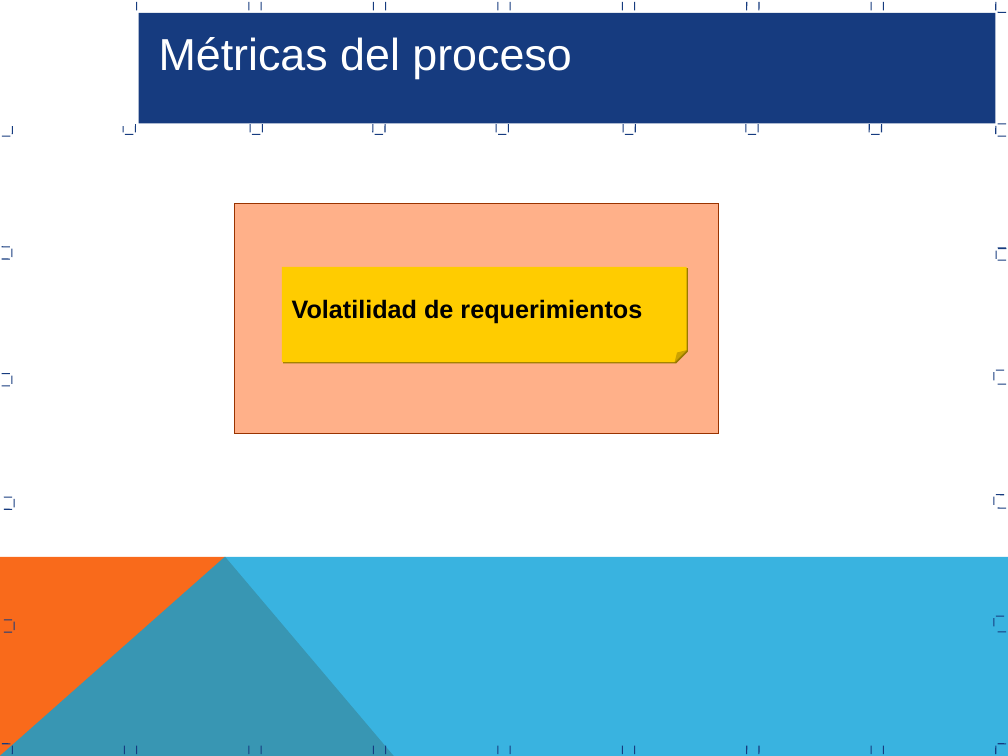
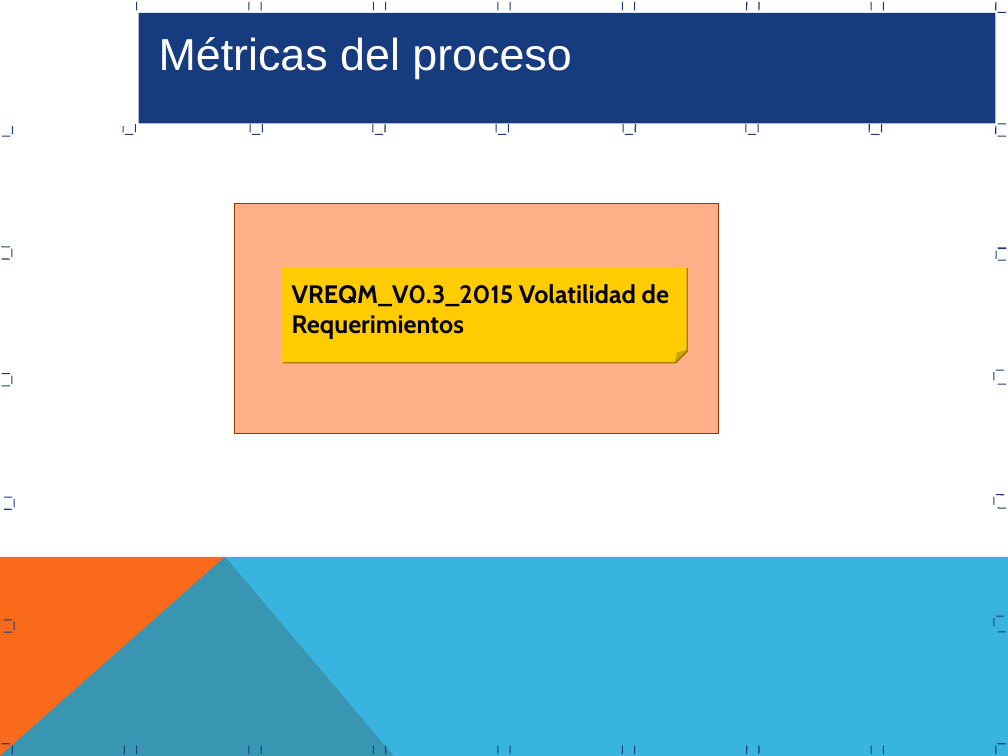
Before and after one commit to CreativeCheeseGame/BoundPhysic, a slide deck: slide 18 of Area de Proceso REQM/PGREQM_0.3_2015_Proceso Gestion Requerimientos.ppt. Drawn at 1008x756 pixels with LibreOffice and Linux fonts; fonts in the diff are those of the drawing. Boxes give left, top, right and bottom in pixels: in the first picture for what was removed or moved away, otherwise in the second. Text is boxed around its words. In the diff, an @@ line names an element or a change of style, - is before the commit and + after.

```diff
--- a/Area de Proceso REQM/PGREQM_0.3_2015_Proceso Gestion Requerimientos.ppt
+++ b/Area de Proceso REQM/PGREQM_0.3_2015_Proceso Gestion Requerimientos.ppt
@@ text in folded corner at (x1=292, y1=284, x2=669, y2=339): text changed; font Arial to Cabin @@
-Volatilidad de requerimientos
+VREQM_V0.3_2015 Volatilidad de Requerimientos
```
Also in this commit, not shown: 1 other file.
